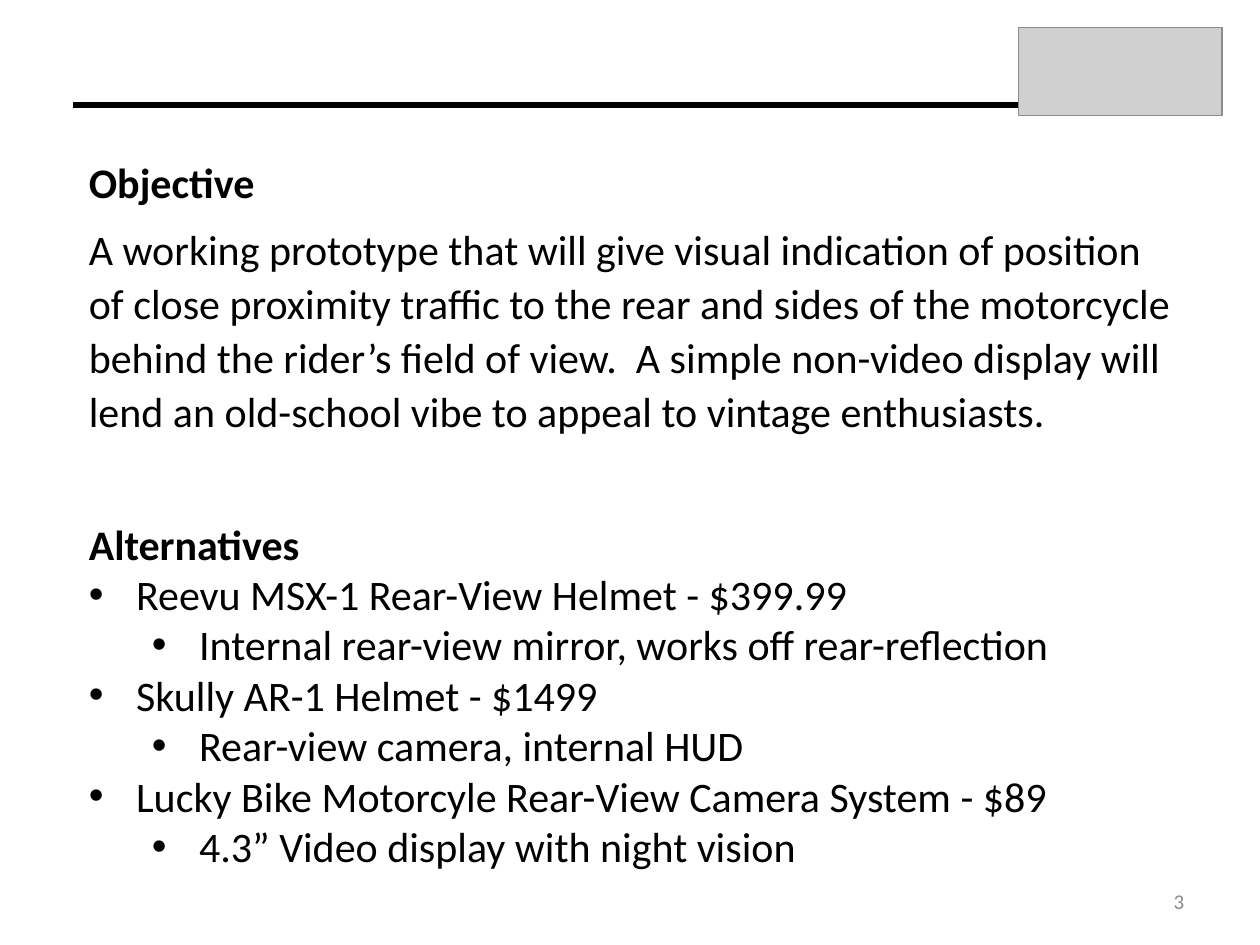
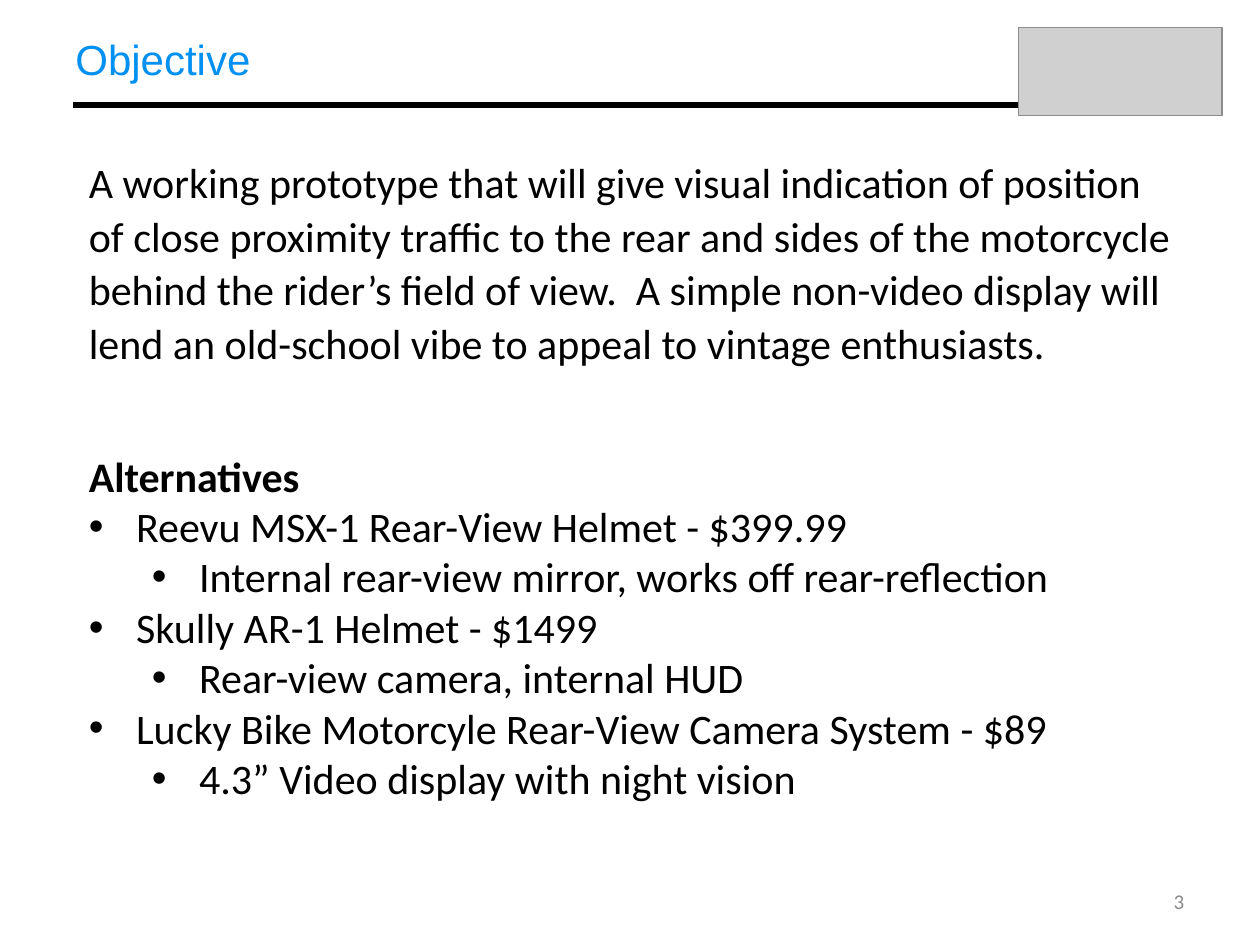
Before and after one commit to dfrister/Practicum2014, a slide deck: slide 3 of Presentation/T04_Presentation.pptx. Drawn at 1260x945 pixels with LibreOffice and Linux fonts; fonts in the diff are those of the drawing; grey boxes stand for pictures. Boxes give left, top, right and bottom in pixels: in the first picture for what was removed or moved away, otherwise in the second. Text is boxed around its words. In the diff, an @@ line names an element or a change of style, - is before the commit and + after.

```diff
--- a/Presentation/T04_Presentation.pptx
+++ b/Presentation/T04_Presentation.pptx
@@ text added at <box>75,44,250,84</box>, 24 pt, text #0090F1 @@
+Objective
@@ text at <box>89,168,255,205</box>: paragraph removed @@
-Objective
```
Also in this commit, not shown: 15 other slides changed.
